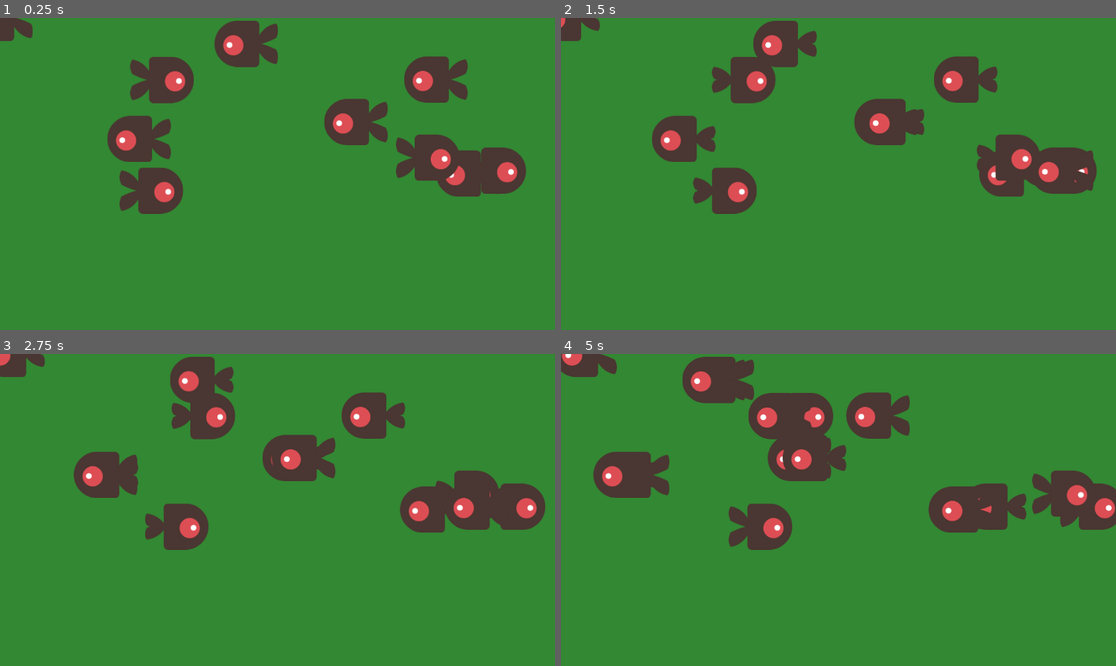
Above: before the commit, frames 1-4 (two rows, left to right).
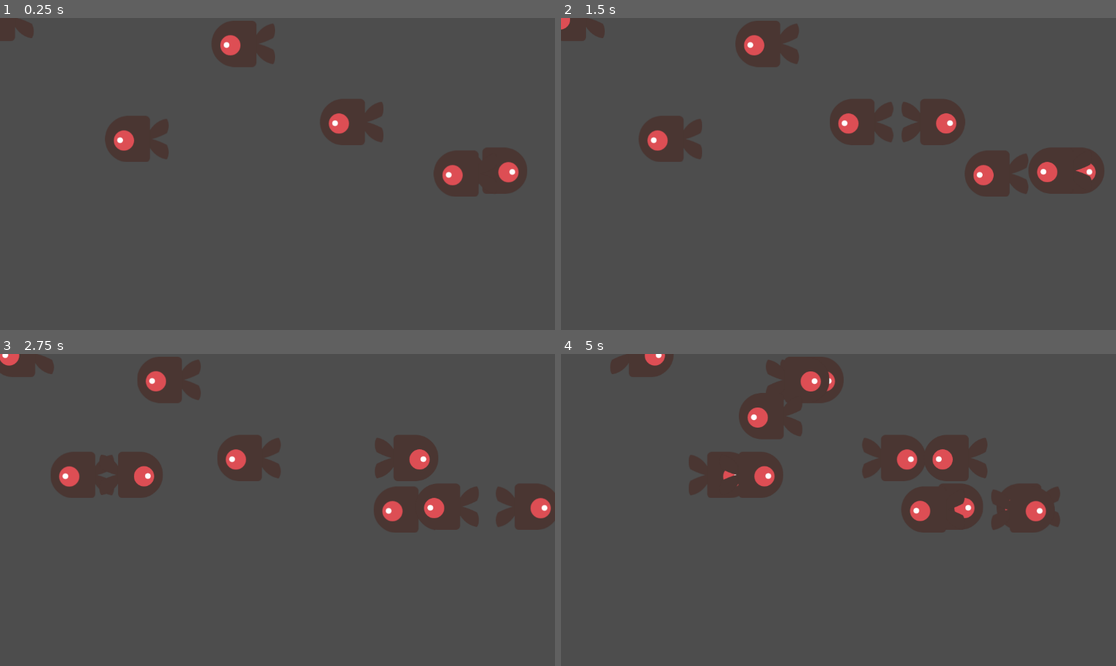
Above: after the commit, the same moments.

Repository: publicjoey/fish0321
Game: Godot game, scene res://Aquarium.tscn
Two runs of this game, one before a commit and one after it. Both use one fixed random seed, a clock stepped at 60 frames per second and the inputs below.
Inputs (mouse positions are in pixels of both pictures, inside the frame that each line leads up to):
- Up to frame 1 (0.25 s): no input
- Up to frame 2 (1.5 s): move the mouse to (910, 120) at 0.52 s; hold Right (move_right, bound only before the commit) 0.53-1.28 s; click (910, 120) at 0.67 s; move the mouse to (1060, 170) at 1.27 s; hold Down (move_down, bound only before the commit) from 1.28 s (still down); click (1060, 170) at 1.42 s
- Up to frame 3 (2.75 s): move the mouse to (116, 475) at 2.02 s; release Down (move_down, bound only before the commit) at 2.03 s; hold Right (move_right, bound only before the commit) from 2.03 s (still down); click (116, 475) at 2.17 s
- Up to frame 4 (5 s): move the mouse to (760, 378) at 2.77 s; release Right (move_right, bound only before the commit) at 2.78 s; hold Up (move_up, bound only before the commit) 2.78-3.53 s; click (760, 378) at 2.92 s; move the mouse to (982, 510) at 3.52 s; hold Left (move_left, bound only before the commit) from 3.53 s (still down); click (982, 510) at 3.67 s; move the mouse to (788, 416) at 4.27 s; click (788, 416) at 4.42 s

The runs differ from the first frame. In frame 1, 94% of the frame differs, in the area x 0-100%, y 0-100%; in frame 2, 95%; in frame 3, 96%; in frame 4, 97%.

Commit message:
horizon_ok2
git no pull

Diff:
--- a/Aquarium.gd
+++ b/Aquarium.gd
@@ -1,16 +1,14 @@
 extends Node2D
 
-signal hit
-
 @export var fish_scene: PackedScene  # 魚的預載場景
-@export var fish_count: int = 9  # 初始魚的數量
+@export var fish_count: int = 5  # 初始魚的數量
 
 func _ready():
 	randomize()
 	_spawn_fish()
 
-	## 讓 Godot 偵測滑鼠點擊
-	#set_process_input(true)
+	# 讓 Godot 偵測滑鼠點擊
+	set_process_input(true)
 
 func _spawn_fish():
 	var aquarium_size = get_viewport_rect().size  # 取得水族箱大小
@@ -30,11 +28,3 @@
 func _input(event):
 	if event is InputEventMouseButton and event.pressed:
 		_add_fish(event.position)  # 在滑鼠點擊位置新增魚
-
-
-
-#func _on_Player_body_entered(_body):
-	#hide() # Player disappears after being hit.
-	#hit.emit()
-	## Must be deferred as we can't change physics properties on a physics callback.
-	#$CollisionShape2D.set_deferred(&"disabled", true)
--- a/Aquarium.tscn
+++ b/Aquarium.tscn
@@ -1,17 +1,12 @@
 [gd_scene load_steps=3 format=3 uid="uid://brchto653e73v"]
 
-[ext_resource type="Script" path="res://Aquarium.gd" id="1_a0ukm"]
+[ext_resource type="Script" path="res://aquarium.gd" id="1_a0ukm"]
 [ext_resource type="PackedScene" uid="uid://cerruhoyvi86e" path="res://Fish.tscn" id="2_cnfrk"]
 
 [node name="Aquarium" type="Node2D"]
 script = ExtResource("1_a0ukm")
 fish_scene = ExtResource("2_cnfrk")
 
-[node name="ColorRect" type="ColorRect" parent="."]
-modulate = Color(0, 1, 0, 0.333333)
-offset_right = 1175.0
-offset_bottom = 677.0
-
 [node name="Fish" parent="." instance=ExtResource("2_cnfrk")]
 
 [node name="FishContainer" type="Node2D" parent="."]
--- a/Fish.gd
+++ b/Fish.gd
@@ -1,7 +1,7 @@
 extends Node2D
 
-@export var speed: float = 20.0  # 魚的移動速度
-@export var move_time: float = 5.0  # 每次移動的時間
+@export var speed: float = 50.0  # 魚的移動速度
+@export var move_time: float = 3.0  # 每次移動的時間
 
 var direction: int  # 移動方向 (-1=左, 1=右)
 var target_x: float  # 目標 X 座標
@@ -11,8 +11,6 @@
 	randomize()
 	direction = [-1, 1].pick_random()  # 隨機選擇向左或向右
 	_start_moving()
-
-	$AnimatedSprite2D.play()
 
 func _start_moving():
 	# 取得水族箱大小（假設水族箱是父節點）
@@ -33,16 +31,9 @@
 	tween = create_tween()
 	tween.tween_property(self, "position:x", target_x, move_time).set_trans(Tween.TRANS_LINEAR)
 
-	#$AnimatedSprite2D.play()
-
 	# 等待動畫結束後繼續
 	await tween.finished
 
 	# 反轉方向
 	direction *= -1
 	_start_moving()
-
-func _on_area_2d_input_event(viewport: Node, event: InputEvent, shape_idx: int) -> void:
-	#pass # Replace with function body.
-	if event is InputEventMouseButton and event.pressed:
-		queue_free()  # 點擊後刪除魚
--- a/Fish.tscn
+++ b/Fish.tscn
@@ -18,9 +18,9 @@
 "speed": 5.0
 }]
 
-[sub_resource type="CapsuleShape2D" id="CapsuleShape2D_esuq2"]
+[sub_resource type="CapsuleShape2D" id="CapsuleShape2D_upm0y"]
 radius = 47.0
-height = 146.0
+height = 162.0
 
 [node name="Fish" type="Node2D"]
 script = ExtResource("1_byqsf")
@@ -28,12 +28,10 @@
 [node name="AnimatedSprite2D" type="AnimatedSprite2D" parent="."]
 sprite_frames = SubResource("SpriteFrames_sq5r6")
 animation = &"Tween"
-frame_progress = 0.740768
+frame = 1
 
 [node name="Area2D" type="Area2D" parent="."]
 
 [node name="CollisionShape2D" type="CollisionShape2D" parent="Area2D"]
 rotation = 1.5708
-shape = SubResource("CapsuleShape2D_esuq2")
-
-[connection signal="input_event" from="Area2D" to="." method="_on_area_2d_input_event"]
+shape = SubResource("CapsuleShape2D_upm0y")
--- a/Play_E.tscn
+++ /dev/null
@@ -1,22 +0,0 @@
-[gd_scene load_steps=4 format=3 uid="uid://li1ghrbcgijk"]
-
-[ext_resource type="Texture2D" uid="uid://bhk1wmbcg2vfd" path="res://art/playerGrey_up1.png" id="1_1go3m"]
-[ext_resource type="Script" path="res://play_e.gd" id="1_qwlbp"]
-
-[sub_resource type="CapsuleShape2D" id="CapsuleShape2D_p3b8a"]
-radius = 53.0
-height = 144.0
-
-[node name="Play_E" type="Area2D"]
-script = ExtResource("1_qwlbp")
-
-[node name="PlayerGreyUp1" type="Polygon2D" parent="."]
-position = Vector2(0, 9)
-texture = ExtResource("1_1go3m")
-polygon = PackedVector2Array(20.4, -67.5, -20.4, -67.5, -31.5, -61.5, -33.9, -61.5, -44.9, -49.5, -46.3, -49.5, -54, -33.2, -54, 9.5, -48, 18, -48, 20.4, -25.7, 39.5, -24.9, 39.5, -24, 62.6, -24, 65.3, -21.8, 67.5, -2.7, 67.5, -1.5, 65.5, -0.299999, 67.5, 18.5, 67.5, 22, 63.2, 22, 40.4, 40.5, 27.5, 42.2, 27.5, 54, 6.6, 54, -35.4, 48, -45.1, 48, -47.4, 35, -59.5, 35, -60.8)
-uv = PackedVector2Array(74.4, 0, 33.6, 0, 22.5, 6, 20.1, 6, 9.1, 18, 7.7, 18, 0, 34.3, 0, 77, 6, 85.5, 6, 87.9, 28.3, 107, 29.1, 107, 30, 130.1, 30, 132.8, 32.2, 135, 51.3, 135, 52.5, 133, 53.7, 135, 72.5, 135, 76, 130.7, 76, 107.9, 94.5, 95, 96.2, 95, 108, 74.1, 108, 32.1, 102, 22.4, 102, 20.1, 89, 8, 89, 6.7)
-polygons = [PackedInt32Array(0, 1, 2, 3, 4, 5, 6, 7, 8, 9, 10, 11, 12, 13, 14, 15, 16, 17, 18, 19, 20, 21, 22, 23, 24, 25, 26, 27, 28)]
-
-[node name="CollisionShape2D" type="CollisionShape2D" parent="."]
-position = Vector2(0, 8)
-shape = SubResource("CapsuleShape2D_p3b8a")
--- a/play_e.gd
+++ /dev/null
@@ -1,52 +0,0 @@
-extends Area2D
-
-signal hit
-
-@export var speed = 400 # How fast the player will move (pixels/sec).
-var screen_size # Size of the game window.
-
-func _ready():
-	screen_size = get_viewport_rect().size
-	hide()
-
-func _process(delta):
-	var velocity = Vector2.ZERO # The player's movement vector.
-	if Input.is_action_pressed(&"move_right"):
-		velocity.x += 1
-	if Input.is_action_pressed(&"move_left"):
-		velocity.x -= 1
-	if Input.is_action_pressed(&"move_down"):
-		velocity.y += 1
-	if Input.is_action_pressed(&"move_up"):
-		velocity.y -= 1
-
-	#if velocity.length() > 0:
-		#velocity = velocity.normalized() * speed
-		#$AnimatedSprite2D.play()
-	#else:
-		#$AnimatedSprite2D.stop()
-
-	position += velocity * delta
-	position = position.clamp(Vector2.ZERO, screen_size)
-#
-	#if velocity.x != 0:
-		#$AnimatedSprite2D.animation = &"right"
-		#$AnimatedSprite2D.flip_v = false
-		#$Trail.rotation = 0
-		#$AnimatedSprite2D.flip_h = velocity.x < 0
-	#elif velocity.y != 0:
-		#$AnimatedSprite2D.animation = &"up"
-		#rotation = PI if velocity.y > 0 else 0
-
-func start(pos):
-	position = pos
-	rotation = 0
-	show()
-	$CollisionShape2D.disabled = false
-
-
-func _on_Player_body_entered(_body):
-	hide() # Player disappears after being hit.
-	hit.emit()
-	# Must be deferred as we can't change physics properties on a physics callback.
-	$CollisionShape2D.set_deferred(&"disabled", true)
--- a/project.godot
+++ b/project.godot
@@ -14,32 +14,3 @@
 run/main_scene="res://Aquarium.tscn"
 config/features=PackedStringArray("4.3", "Forward Plus")
 config/icon="res://icon.svg"
-
-[input]
-
-ui_text_caret_left={
-"deadzone": 0.5,
-"events": [Object(InputEventKey,"resource_local_to_scene":false,"resource_name":"","device":0,"window_id":0,"alt_pressed":false,"shift_pressed":false,"ctrl_pressed":false,"meta_pressed":false,"pressed":false,"keycode":4194319,"physical_keycode":0,"key_label":0,"unicode":0,"location":0,"echo":false,"script":null)
-, Object(InputEventKey,"resource_local_to_scene":false,"resource_name":"","device":0,"window_id":0,"alt_pressed":false,"shift_pressed":false,"ctrl_pressed":false,"meta_pressed":false,"pressed":false,"keycode":0,"physical_keycode":4194319,"key_label":0,"unicode":0,"location":0,"echo":false,"script":null)
-]
-}
-move_left={
-"deadzone": 0.5,
-"events": [Object(InputEventKey,"resource_local_to_scene":false,"resource_name":"","device":0,"window_id":0,"alt_pressed":false,"shift_pressed":false,"ctrl_pressed":false,"meta_pressed":false,"pressed":false,"keycode":0,"physical_keycode":4194319,"key_label":0,"unicode":0,"location":0,"echo":false,"script":null)
-]
-}
-move_right={
-"deadzone": 0.5,
-"events": [Object(InputEventKey,"resource_local_to_scene":false,"resource_name":"","device":0,"window_id":0,"alt_pressed":false,"shift_pressed":false,"ctrl_pressed":false,"meta_pressed":false,"pressed":false,"keycode":0,"physical_keycode":4194321,"key_label":0,"unicode":0,"location":0,"echo":false,"script":null)
-]
-}
-move_up={
-"deadzone": 0.5,
-"events": [Object(InputEventKey,"resource_local_to_scene":false,"resource_name":"","device":0,"window_id":0,"alt_pressed":false,"shift_pressed":false,"ctrl_pressed":false,"meta_pressed":false,"pressed":false,"keycode":0,"physical_keycode":4194320,"key_label":0,"unicode":0,"location":0,"echo":false,"script":null)
-]
-}
-move_down={
-"deadzone": 0.5,
-"events": [Object(InputEventKey,"resource_local_to_scene":false,"resource_name":"","device":0,"window_id":0,"alt_pressed":false,"shift_pressed":false,"ctrl_pressed":false,"meta_pressed":false,"pressed":false,"keycode":0,"physical_keycode":4194322,"key_label":0,"unicode":0,"location":0,"echo":false,"script":null)
-]
-}
Binary file removed: art/playerGrey_up1.png
Not shown, removed: art/playerGrey_up1.png.import
Binary file removed: art/playerGrey_up2.png
Not shown, removed: art/playerGrey_up2.png.import
